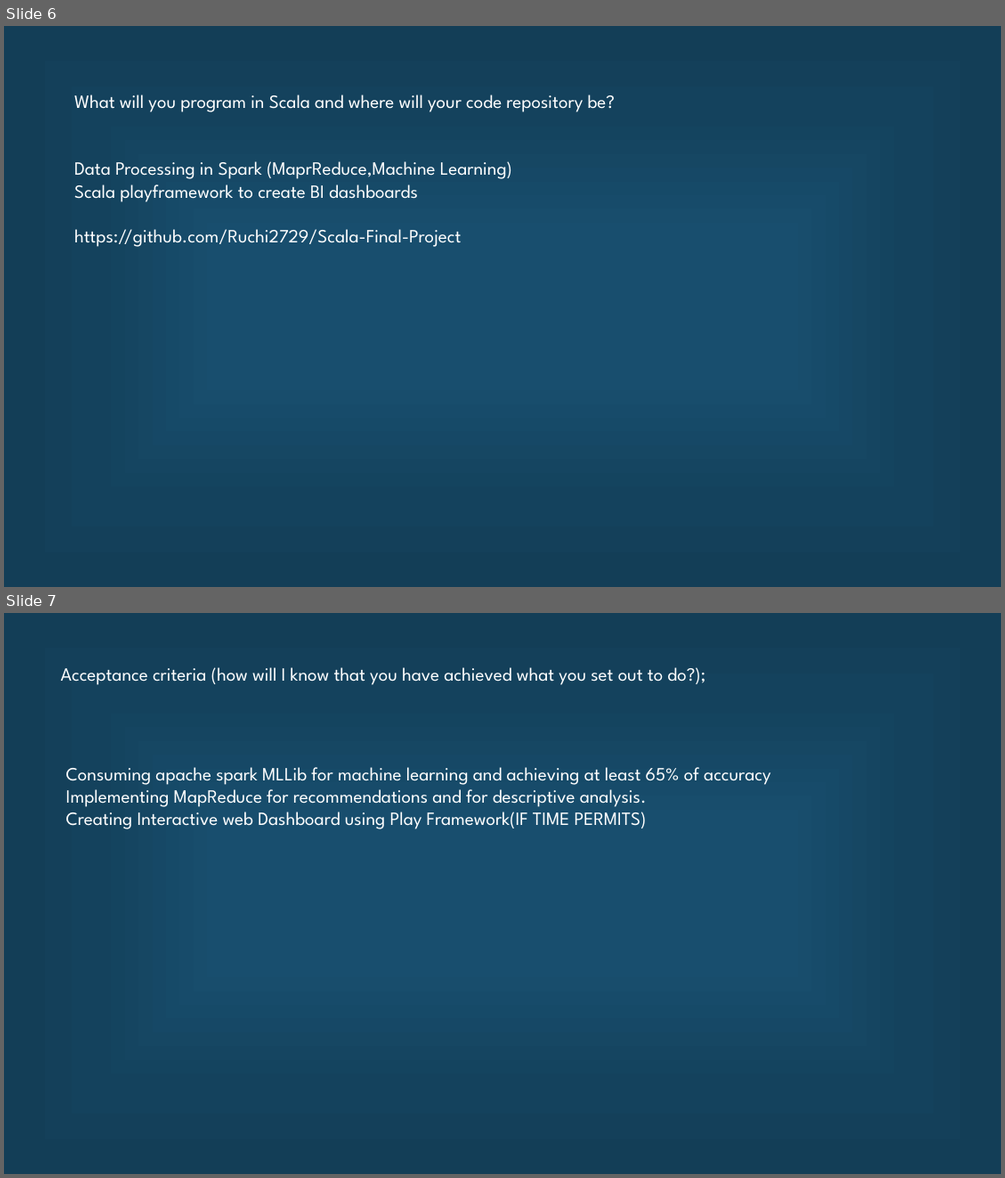
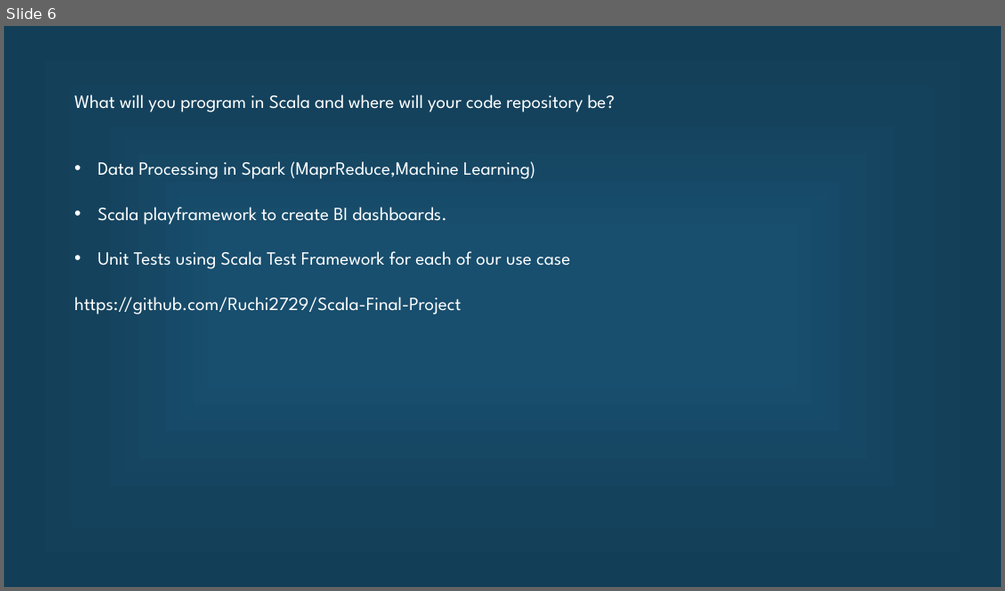
Before and after one commit to Ruchi2729/Scala-Final-Project, a slide deck: Final pre.pptx. Shown one above the other, each under a label of ours: slides 6 and 7 before the commit, slide 6 after it. The pictures are 1005x1178 and 1005x591 pixels, drawn with LibreOffice and Linux fonts; fonts in the diff are those of the drawing. Boxes give left, top, right and bottom in pixels: in the first picture for what was removed or moved away, otherwise in the second. Text is boxed around its words. In the diff, an @@ line names an element or a change of style, - is before the commit and + after.

```diff
--- a/Final pre.pptx
+++ b/Final pre.pptx
@@ slide 7 removed at [4,613,1001,1174], background gradient #184E6E to #14425D to #133E57 @@
@@ text removed at [61,667,705,685] @@
-Acceptance criteria (how will I know that you have achieved what you set out to do?);
@@ text removed at [66,767,770,829] @@
-Consuming apache spark MLLib for machine learning and achieving at least 65% of accuracy
-Implementing MapReduce for recommendations and for descriptive analysis.
-Creating Interactive web Dashboard using Play Framework(IF TIME PERMITS)
@@ slide 6 changed as well @@
@@ text at [97,161,535,179]: bullet none to • @@
@@ text at [97,207,570,269]: text changed @@
-Scala playframework to create BI dashboards
+• Scala playframework to create BI dashboards.
+• Unit Tests using Scala Test Framework for each of our use case
```
Also in this commit, not shown: 4 other slides changed, 3 slides added, 2 other slides removed, 1 other file.
